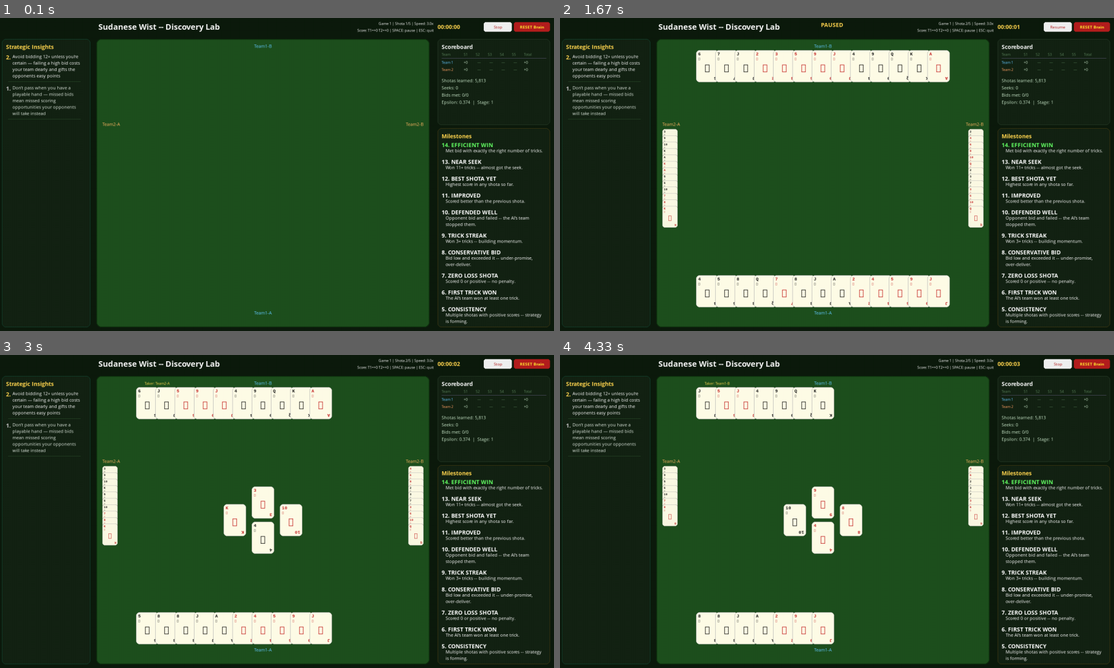
Above: before the commit, frames 1-4 (two rows, left to right).
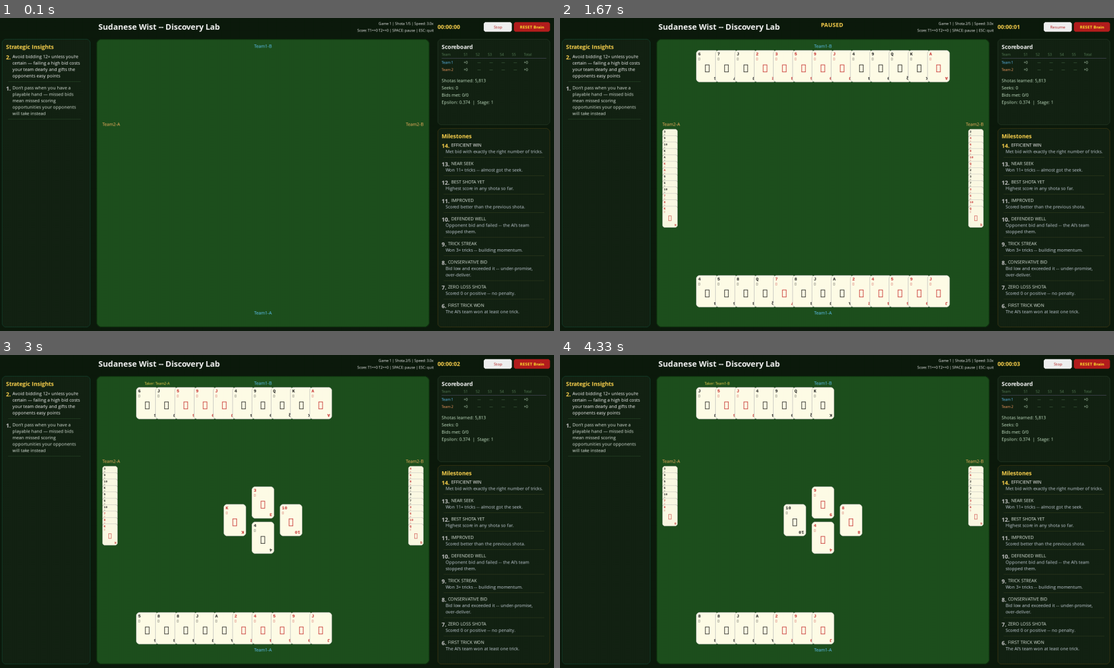
Above: after the commit, the same moments.

Repository: aamagzoub/engineering-intelligence
Game: pygame game, started from gui_wist_discovery/main.py
Same seed, same stepped clock (60 frames per second), same inputs: the game is played once before the commit and once after it.
Inputs (mouse positions are in pixels of both pictures, inside the frame that each line leads up to):
- Up to frame 1 (0.1 s): no input
- Up to frame 2 (1.67 s): click (837, 174) at 0.38 s; tap Enter at 0.67 s; tap Space at 1 s; click (1041, 287) at 1.38 s
- Up to frame 3 (3 s): click "Resume" at 1.72 s; click (249, 596) at 2.05 s; click (188, 408) at 2.88 s
- Up to frame 4 (4.33 s): click (654, 542) at 3.55 s; click (1030, 574) at 3.88 s; click (676, 448) at 4.22 s

The runs differ from the first frame. In frame 1, 2.9% of the frame differs, in the area x 79-98%, y 39-98%; in frame 2, 2.9%; in frame 3, 2.9%; in frame 4, 2.9%.

Commit message:
fix: milestones — same font size as insights, horizontal separators
- Title: regular 12px (was bold 15px) — matches insights style
- Number: bold gold/white (same as insights)
- Description: regular 12px lighter color
- Horizontal separator line between each milestone
- Same breathing/spacing as insights panel

Diff:
--- a/gui_wist_discovery/renderer.py
+++ b/gui_wist_discovery/renderer.py
@@ -273,7 +273,7 @@
 
         y = disc_rect.top + 10
         self.screen.blit(self.fonts["large"].render("Milestones", True, TEXT_GOLD), (px + 10, y))
-        y += 22
+        y += 24
 
         milestones = state["milestones_list"]
         if not milestones:
@@ -282,32 +282,41 @@
             disc_scroll = state.get("disc_scroll", 0)
             total = len(milestones)
             panel_text_w = panel_w - 30
-
-            # Newest on top. Scroll = how many items from the top to skip.
-            # When user scrolls down, they see older items.
-            # New items at top don't shift the view because main.py
-            # increments disc_scroll when new milestones arrive.
+            num_font = self.fonts["large"]    # Bold for number.
+            body_font = self.fonts["medium"]  # Regular for text (same as insights).
+
             for i in range(disc_scroll, total):
                 idx = total - 1 - i  # Newest first.
                 title_text, desc_text = milestones[idx]
                 num = idx + 1
 
-                if y + 38 > disc_rect.bottom - 15:
+                if y + 20 > disc_rect.bottom - 15:
                     break
 
                 is_latest = (i == 0 and disc_scroll == 0)
-                title_color = (100, 255, 100) if is_latest else (255, 255, 255)
-
-                title_str = f"{num}. {title_text}"
-                y = self._wrap_text(self.fonts["large"], title_str, px + 10, y, panel_text_w, title_color, disc_rect.bottom - 20)
-
-                desc_font = self.fonts["medium"]
+
+                # Number in bold gold/white.
+                num_str = f"{num}. "
+                num_w = num_font.size(num_str)[0]
+                num_color = TEXT_GOLD if is_latest else (200, 200, 200)
+                self.screen.blit(num_font.render(num_str, True, num_color), (px + 10, y))
+
+                # Title in regular font, white.
+                title_color = (255, 255, 255) if is_latest else (220, 230, 220)
+                y = self._wrap_text(body_font, title_text, px + 10 + num_w, y, panel_text_w - num_w, title_color, disc_rect.bottom - 20)
+
+                # Description lines in regular font, lighter.
                 for line_idx, line_part in enumerate(desc_text.split("\n")):
-                    line_color = (255, 255, 255) if line_idx == 0 else (200, 210, 220)
-                    y = self._wrap_text(desc_font, line_part, px + 20, y, panel_text_w, line_color, disc_rect.bottom - 20)
+                    line_color = (200, 210, 220)
+                    y = self._wrap_text(body_font, line_part, px + 20, y, panel_text_w, line_color, disc_rect.bottom - 20)
                     if y > disc_rect.bottom - 20:
                         break
-                y += 10
+                y += 6
+
+                # Horizontal separator.
+                if y + 10 < disc_rect.bottom - 15:
+                    pygame.draw.line(self.screen, (50, 60, 30), (px + 15, y), (px + panel_w - 15, y), 1)
+                    y += 8
 
                 if y > disc_rect.bottom - 15:
                     break
